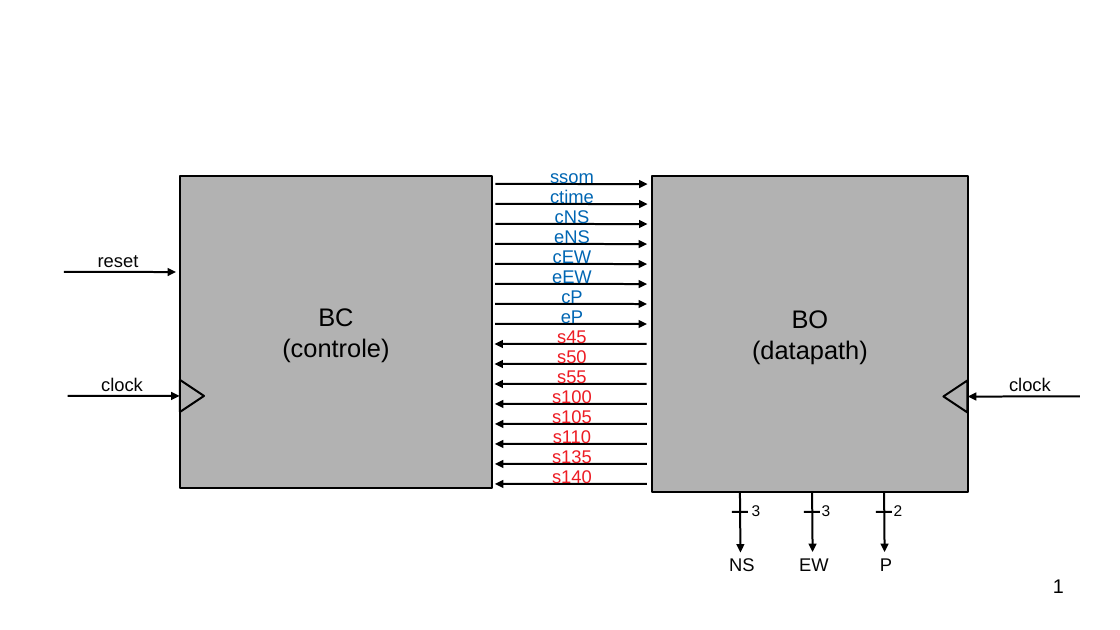
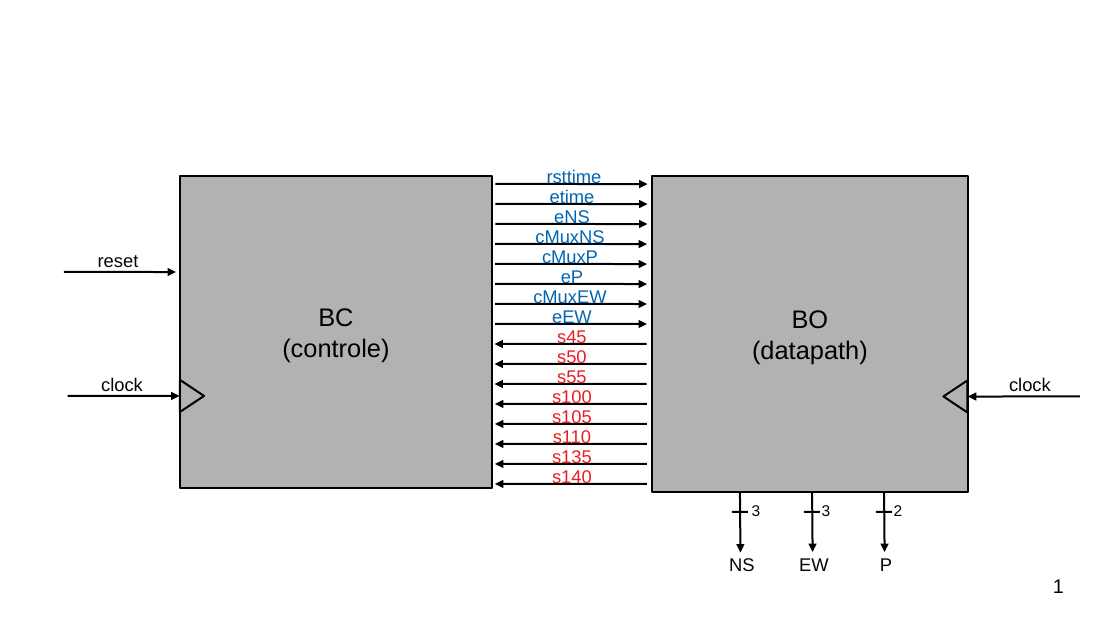
Before and after one commit to MatheusSchaly/--Old--INE5406-Sistemas-Digitais, a slide deck: slide 1 of Projeto_Semafaro/imagens/BO-BC/esboco_BO_BC.odp. Drawn at 1120x630 pixels with LibreOffice and Linux fonts; fonts in the diff are those of the drawing; background and template pictures are left out. Boxes give left, top, right and bottom in pixels: in the first picture for what was removed or moved away, otherwise in the second. Text is boxed around its words. In the diff, an @@ line names an element or a change of style, - is before the commit and + after.

```diff
--- a/Projeto_Semafaro/imagens/BO-BC/esboco_BO_BC.odp
+++ b/Projeto_Semafaro/imagens/BO-BC/esboco_BO_BC.odp
@@ title added at (547,169,602,185), 13 pt, text #0066B3 @@
+rsttime
@@ title removed at (550,173,594,185) @@
-ssom
@@ title "eNS": place and size @@
-title "eNS" at (554,230,590,245)
+title "eNS" at (554,210,590,225)
@@ title at (550,189,595,205): text changed @@
-ctime
+etime
@@ title added at (535,230,604,245), 13 pt, text #0066B3 @@
+cMuxNS
@@ title removed at (555,210,590,225) @@
-cNS
@@ title added at (542,250,598,265), 13 pt, text #0066B3 @@
+cMuxP
@@ title "eP": place and size @@
-title "eP" at (561,310,583,325)
+title "eP" at (561,270,583,285)
@@ title removed at (553,250,592,265) @@
-cEW
@@ title added at (533,290,606,305), 13 pt, text #0066B3 @@
+cMuxEW
@@ title removed at (561,290,582,305) @@
-cP
@@ title "eEW": place and size @@
-title "eEW" at (552,270,592,285)
+title "eEW" at (552,310,592,325)
```
Also in this commit, not shown: 32 other files.
